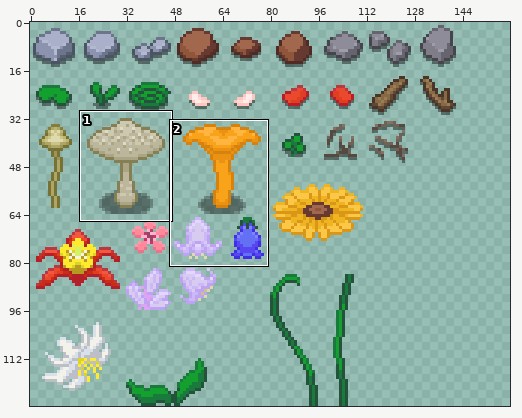
Sprite sheet, stored at Images/ground-bits.png. The first picture is a wide view before the edit; the outline marks the close-up.
Close-up. Before:
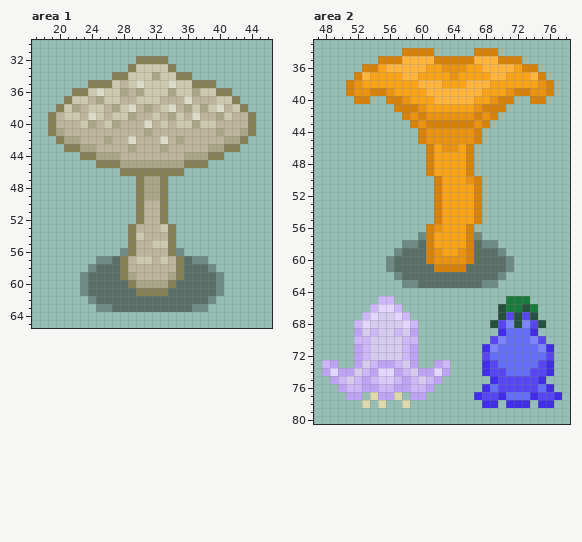
The file is 160x128 pixels. Colours within 5 levels of each other are drawn and written as one. Shown: area 1: x 17..46, y 30..65; area 2: x 47..78, y 33..80. The commit also changed other parts of the picture, which this record leaves out.
Now the later version:
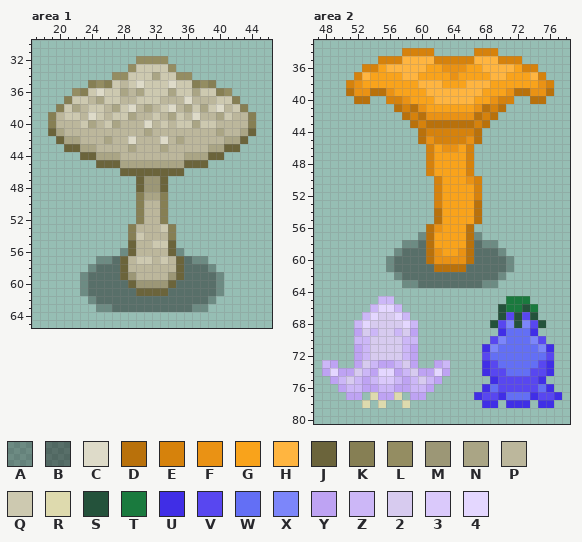
Palette (. is transparent): A #00000045  B #0000006a  C #dedbc9  D #b9710b  E #d6820c  F #ea9214  G #f9a31b  H #ffb540  J #6b643b  K #867f54  L #948d62  M #9c9776  N #aaa585  P #bcb79c  Q #cdc9b0  R #dedaae  S #24523b  T #1a7a3e  U #402ee6  V #5847f0  W #636ff5  X #7c86fa  Y #bea3f3  Z #ccb7f7  2 #d7cbef  3 #dac9fb  4 #e4d7ff
The edit:
Changed rows in their new state; - is an unchanged pixel.
Area 1:
first column x 22:
32 --------LLLL--------
33 -------L----L-------
34 -----LL------LL-----
35 ---L------------L---
36 L------------------L
first column x 19:
41 J------------------------J
42 -J----------------------J-
43 --JJ------------------JJ--
44 ----JJ--------------JJ----
45 ------JJJ--------JJJ------
46 ---------JJJJJJJJ---------
47 -----------JMMJ-----------
48 -----------JMMJ-----------
first column x 28:
55 -J----J-
56 -J----J-
57 J------J
58 J------J
59 JM----MJ
60 -JMMMMJ-
61 --JJJJ--
Area 2:
first column x 51:
39 D--DD----------------DD--D
40 -DD--------------------DD-
41 ------D-D--------D-D------
42 -------DED------DED-------
43 --------DEDDDDDDED--------
44 ---------DEEEEEED---------
45 ---------D-EEEE-D---------
first column x 61:
53 ------D
54 -D----D
55 -D----D
56 D----D-
57 D----D-
58 D----D-
59 D----D-
60 D----D-
61 -DDDD--
Boxes around the changes in both close-ups, in picture pixels (x1, y1, x2, y2):
changed: (48, 56, 256, 192)
changed: (120, 240, 184, 296)
changed: (346, 88, 554, 144)
changed: (426, 200, 482, 272)
